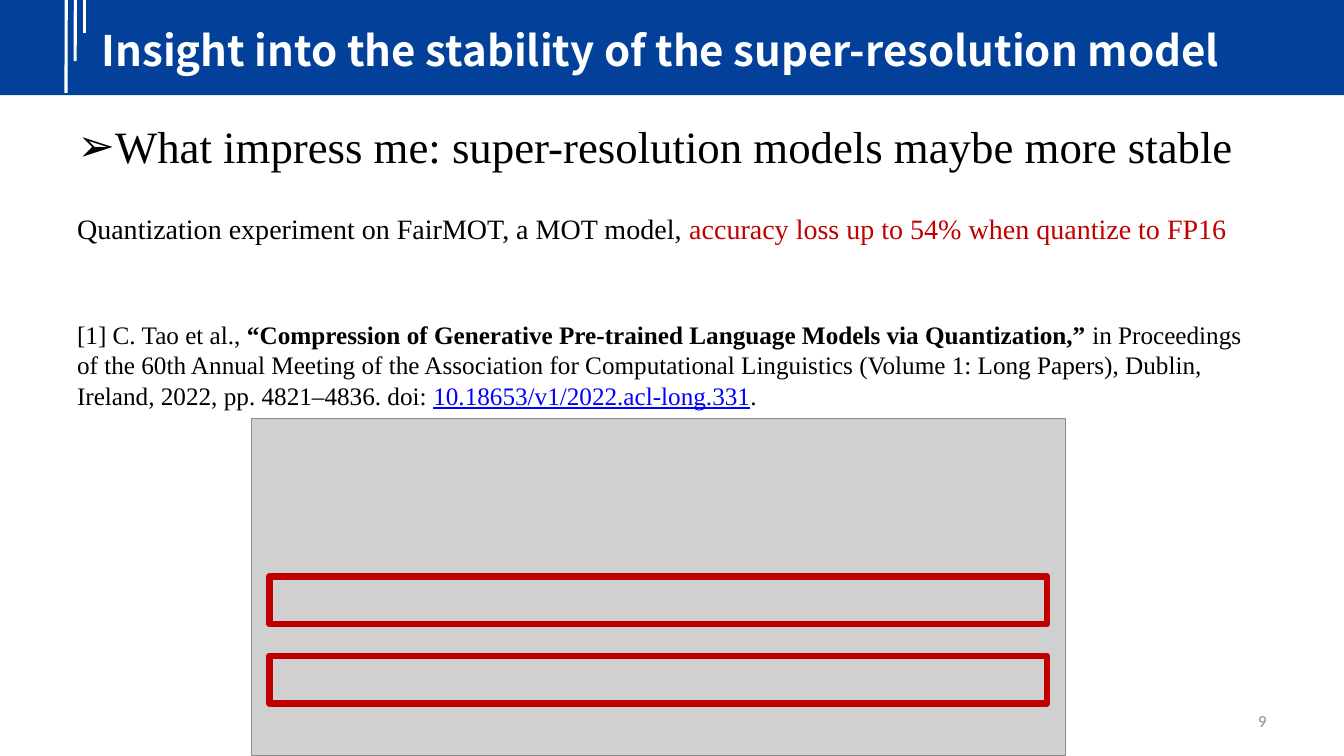
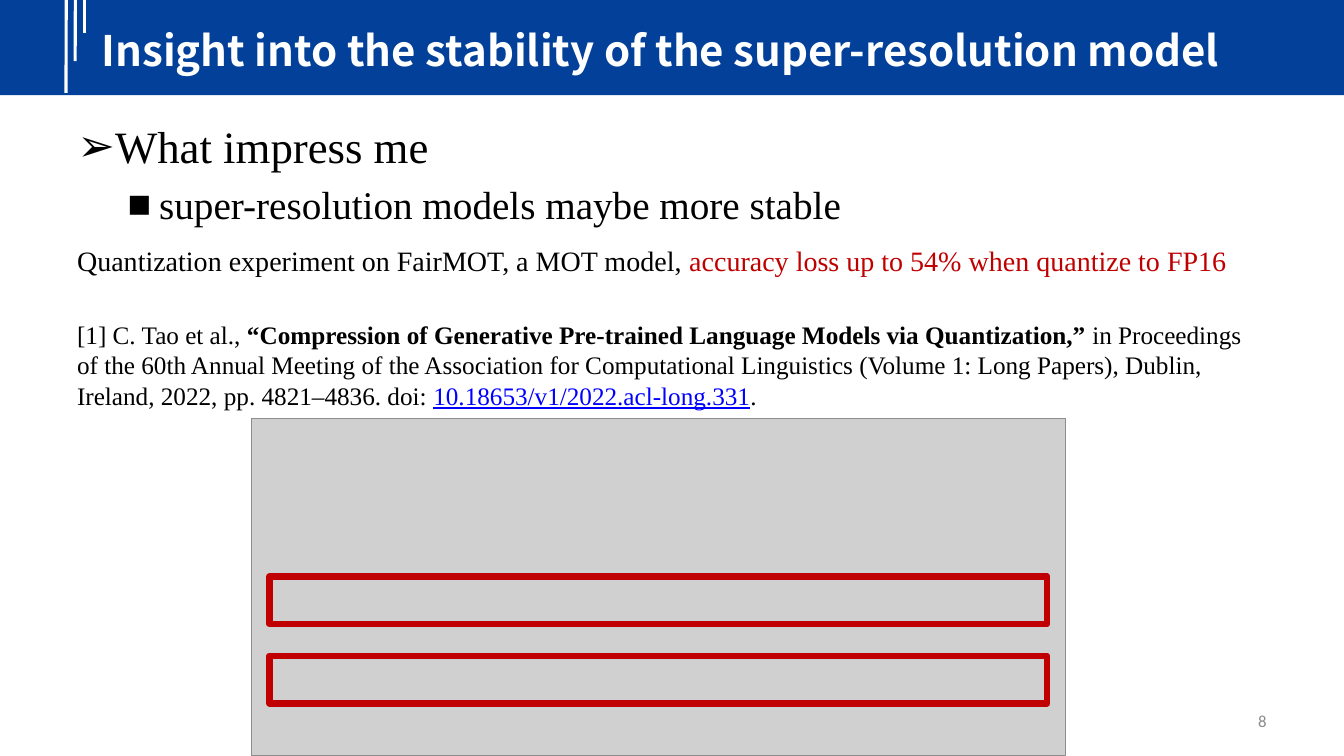
Before and after one commit to yindaheng98/Resume, a slide deck: slide 8 of Intro.pptx (slide 9 before the commit). Drawn at 1344x756 pixels with LibreOffice and Linux fonts; fonts in the diff are those of the drawing; grey boxes stand for pictures; background and template pictures are left out. Boxes give left, top, right and bottom in pixels: in the first picture for what was removed or moved away, otherwise in the second. Text is boxed around its words. In the diff, an @@ line names an element or a change of style, - is before the commit and + after.

```diff
--- a/Intro.pptx
+++ b/Intro.pptx
@@ text at (115, 132, 841, 227): text changed; size 32 to 28 pt @@
-➢ What impress me: super-resolution models maybe more stable
+➢ What impress me
+  ■ super-resolution models maybe more stable
@@ text "Quantization experiment on FairMOT, a ...": place and size @@
-text "Quantization experiment on FairMOT, a ..." at (77, 219, 1226, 245)
+text "Quantization experiment on FairMOT, a ..." at (77, 251, 1226, 277)
@@ page number at (1258, 715, 1266, 727): text changed @@
-9
+8
```
Also in this commit, not shown: 8 other slides changed, 5 slides added, 5 slides removed.
